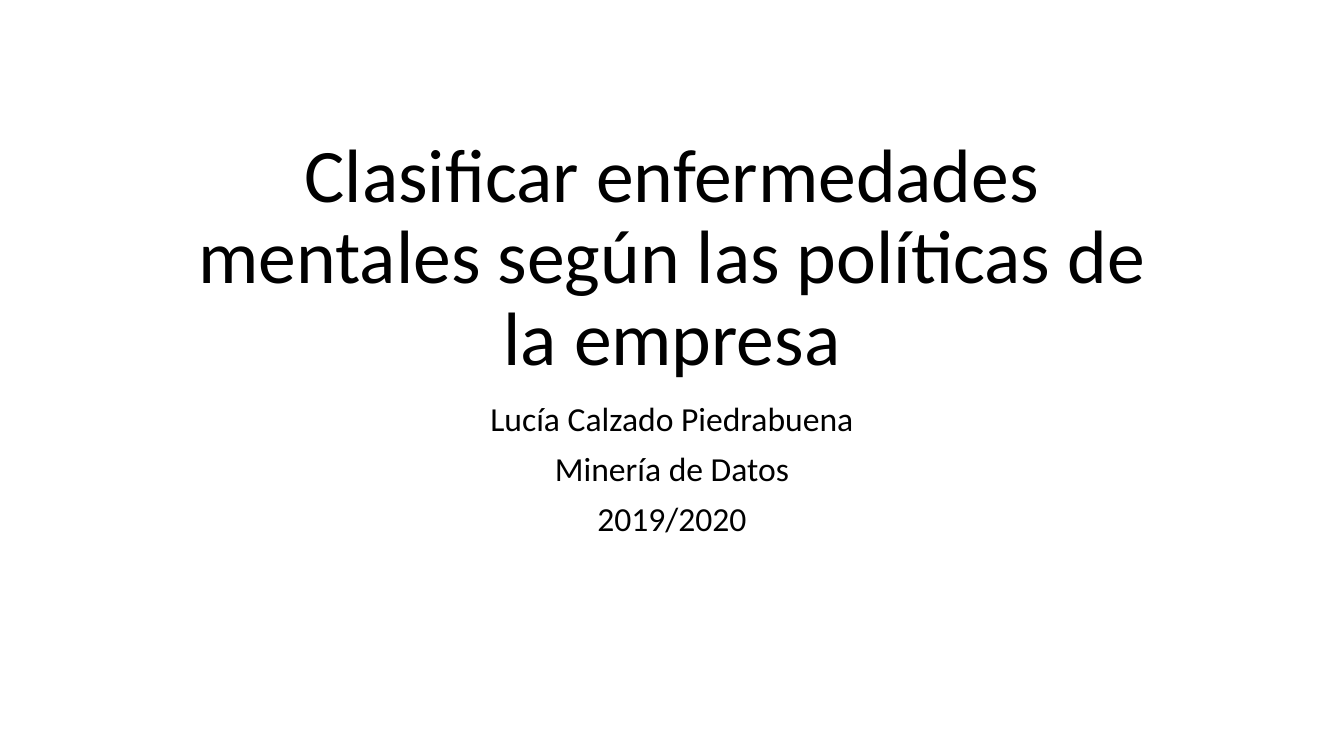
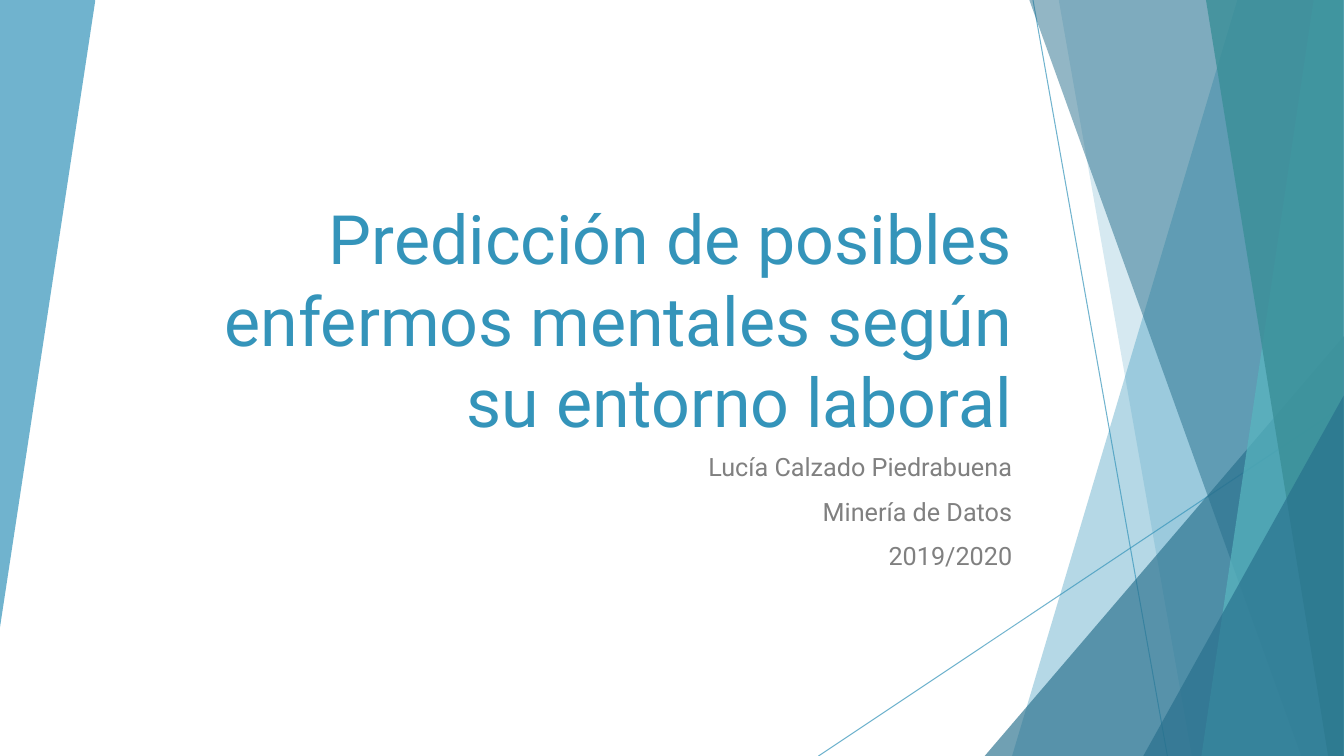
Before and after one commit to Geadalu/DataMiningHealth, a slide deck: slide 1 of Presentación DataMiningHealth.pptx. Drawn at 1344x756 pixels with LibreOffice and Linux fonts; fonts in the diff are those of the drawing. Boxes give left, top, right and bottom in pixels: in the first picture for what was removed or moved away, otherwise in the second. Text is boxed around its words. In the diff, an @@ line names an element or a change of style, - is before the commit and + after.

```diff
--- a/Presentación DataMiningHealth.pptx
+++ b/Presentación DataMiningHealth.pptx
@@ title at (224, 213, 1012, 428): text changed; size 54 to 48.6 pt; font Calibri to Roboto; text colour #000000 to #3494BA @@
-Clasificar enfermedades mentales según las políticas de la empresa
+Predicción de posibles enfermos mentales según su entorno laboral
@@ group added at (0, 0, 1344, 756): 6 freeform shapes, 2 lines, 2 triangles @@
@@ subtitle "Lucía Calzado Piedrabuena": place and size @@
-subtitle "Lucía Calzado Piedrabuena" at (490, 407, 853, 533)
+subtitle "Lucía Calzado Piedrabuena" at (708, 457, 1013, 567)
@@ subtitle "Lucía Calzado Piedrabuena" at (708, 457, 1013, 567): size 24 to 18 pt, font Calibri to Roboto, text colour #000000 to #808080; alignment centre to right; line spacing 0.9 to 1 @@
```
Also in this commit, not shown: 14 other slides changed, 5 slides added, 2 other files.
